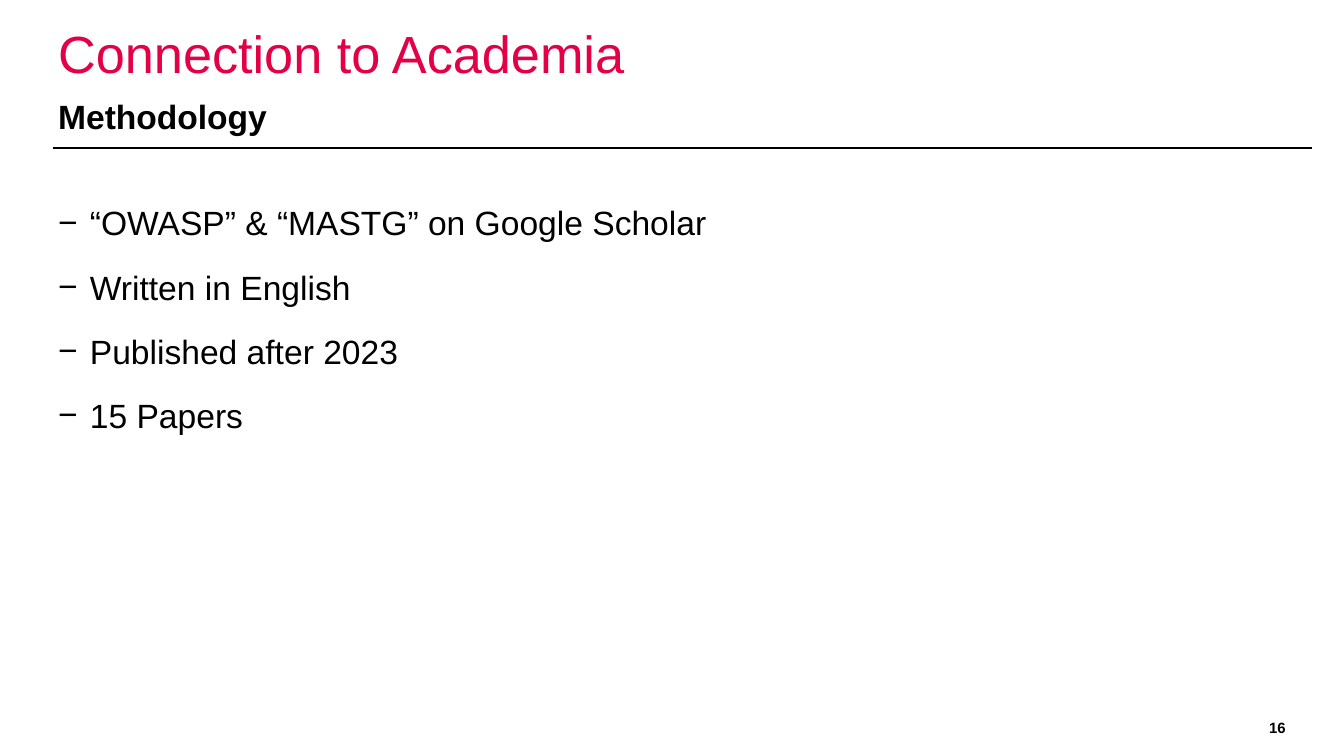
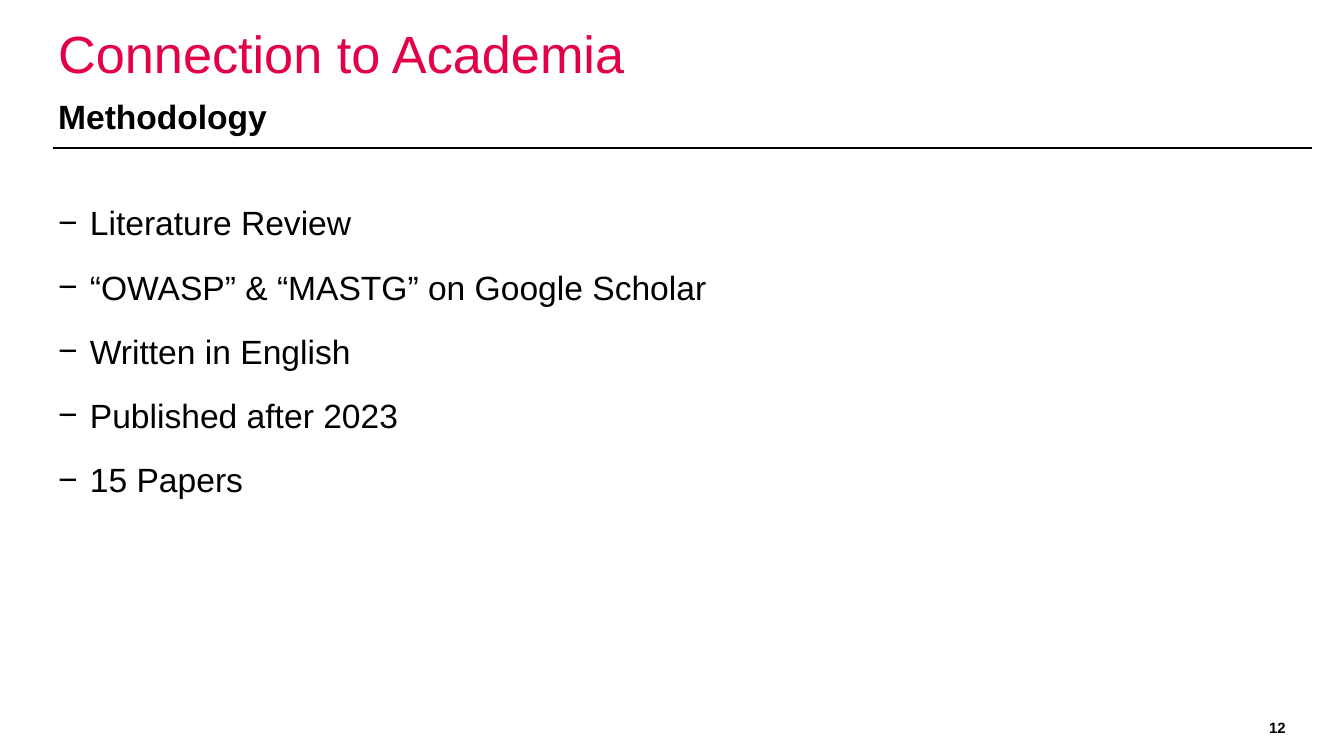
Before and after one commit to domi-cmd/Reference_Application_for_OWASP_MASTG, a slide deck: slide 12 of dev_documents/presentation/ba_thesis_presentation_kronig.pptx (slide 16 before the commit). Drawn at 1344x756 pixels with LibreOffice and Linux fonts; fonts in the diff are those of the drawing; background and template pictures are left out. Boxes give left, top, right and bottom in pixels: in the first picture for what was removed or moved away, otherwise in the second. Text is boxed around its words. In the diff, an @@ line names an element or a change of style, - is before the commit and + after.

```diff
--- a/dev_documents/presentation/ba_thesis_presentation_kronig.pptx
+++ b/dev_documents/presentation/ba_thesis_presentation_kronig.pptx
@@ text at (90, 210, 351, 236): paragraph added @@
+− Literature Review
@@ page number at (1269, 722, 1286, 733): text changed @@
-16
+12
```
Also in this commit, not shown: 8 other slides changed, 6 slides added, 10 slides removed.
